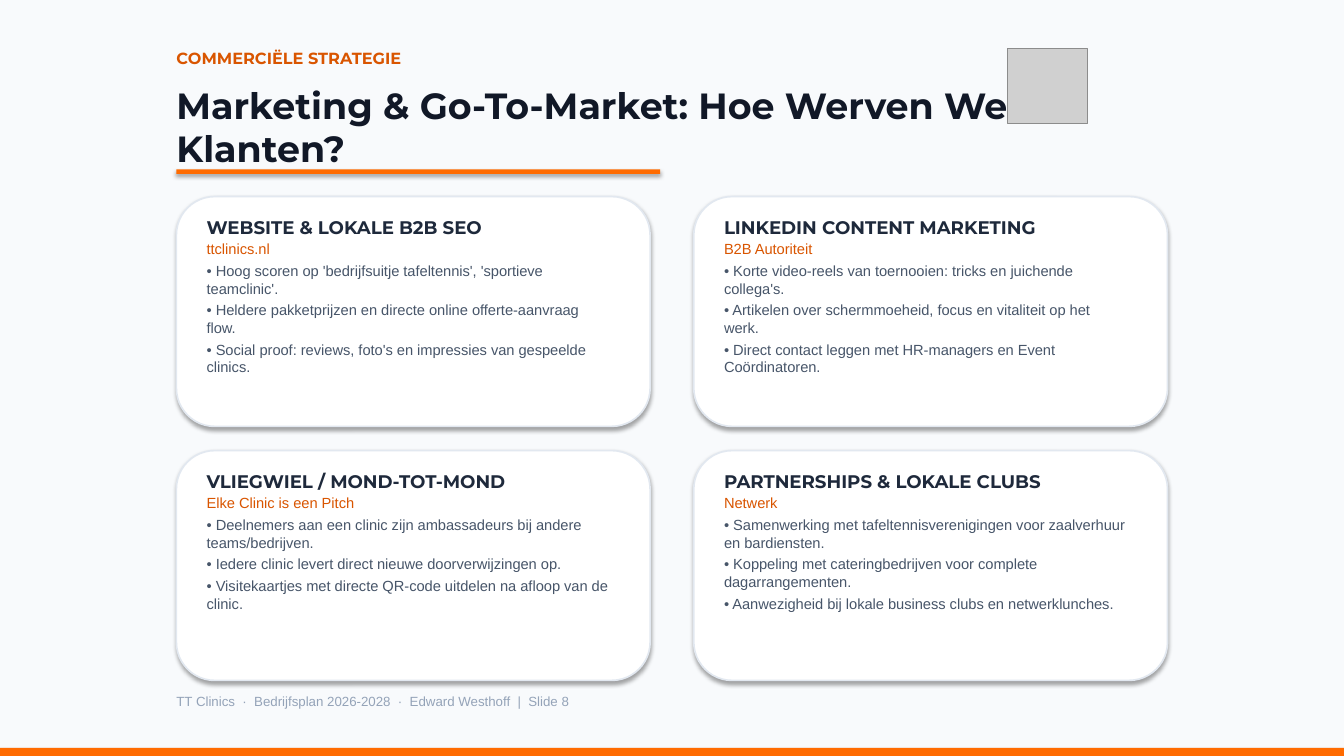
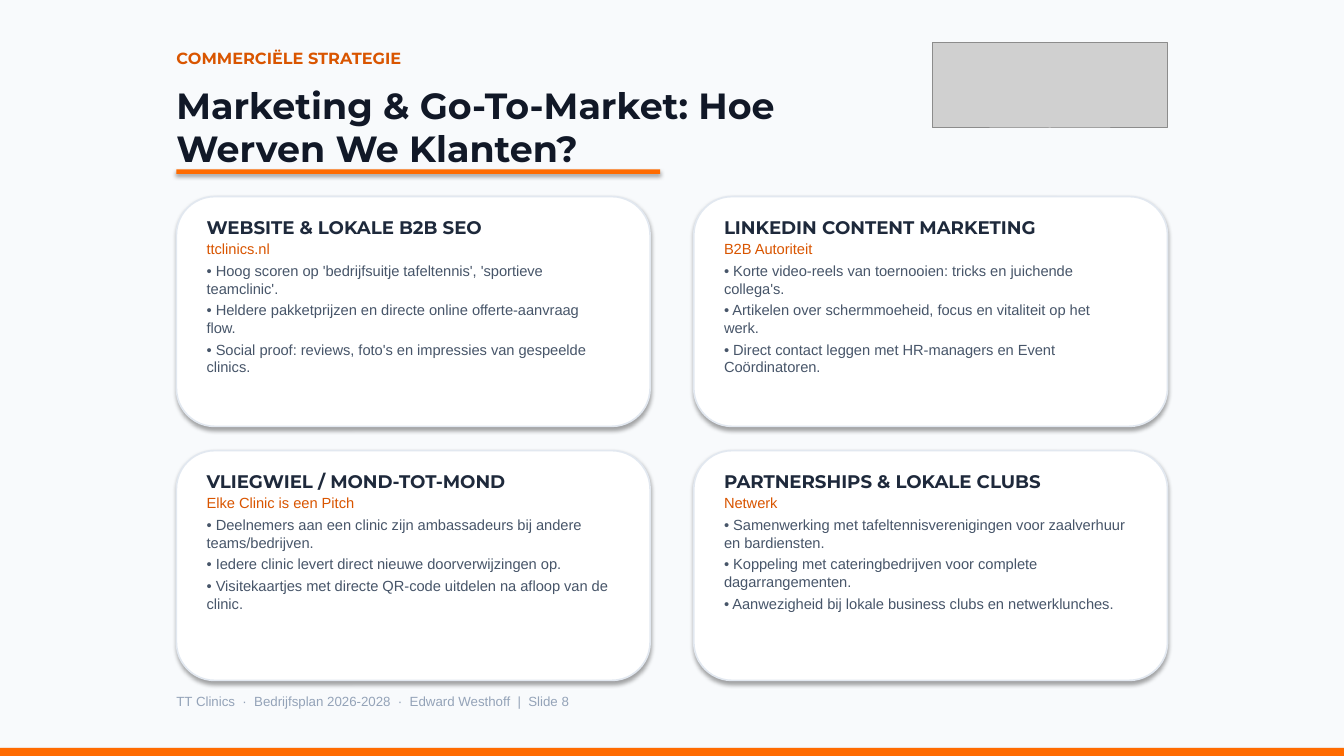
Before and after one commit to radder1972/TTClinics, a slide deck: slide 8 of TT_Clinics_Bedrijfsplan.pptx. Drawn at 1344x756 pixels with LibreOffice and Linux fonts; fonts in the diff are those of the drawing; grey boxes stand for pictures. Boxes give left, top, right and bottom in pixels: in the first picture for what was removed or moved away, otherwise in the second. Text is boxed around its words. In the diff, an @@ line names an element or a change of style, - is before the commit and + after.

```diff
--- a/TT_Clinics_Bedrijfsplan.pptx
+++ b/TT_Clinics_Bedrijfsplan.pptx
@@ picture: place and size @@
-picture at [1008, 48, 1088, 124]
+picture at [933, 42, 1168, 128]
@@ text "Marketing & Go-To-Market: Hoe Werven ..." rewrapped from [176, 90, 1007, 171] to [176, 90, 774, 171] @@
```
Also in this commit, not shown: 10 other slides changed, 5 other files.
